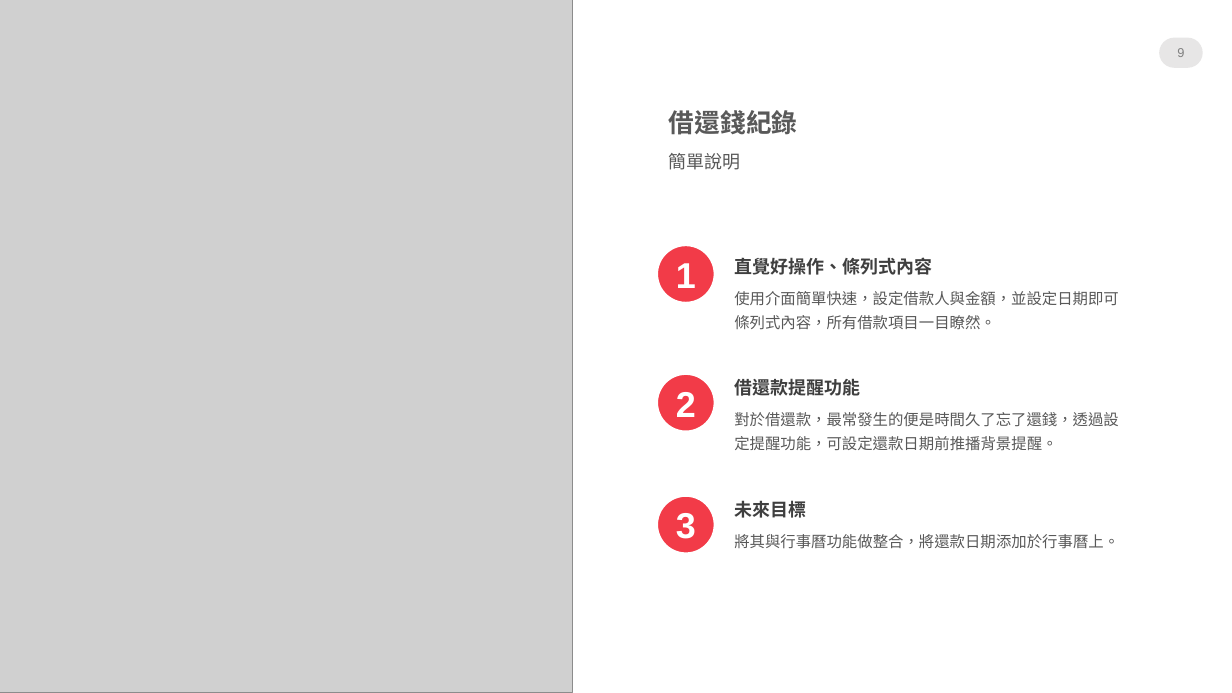
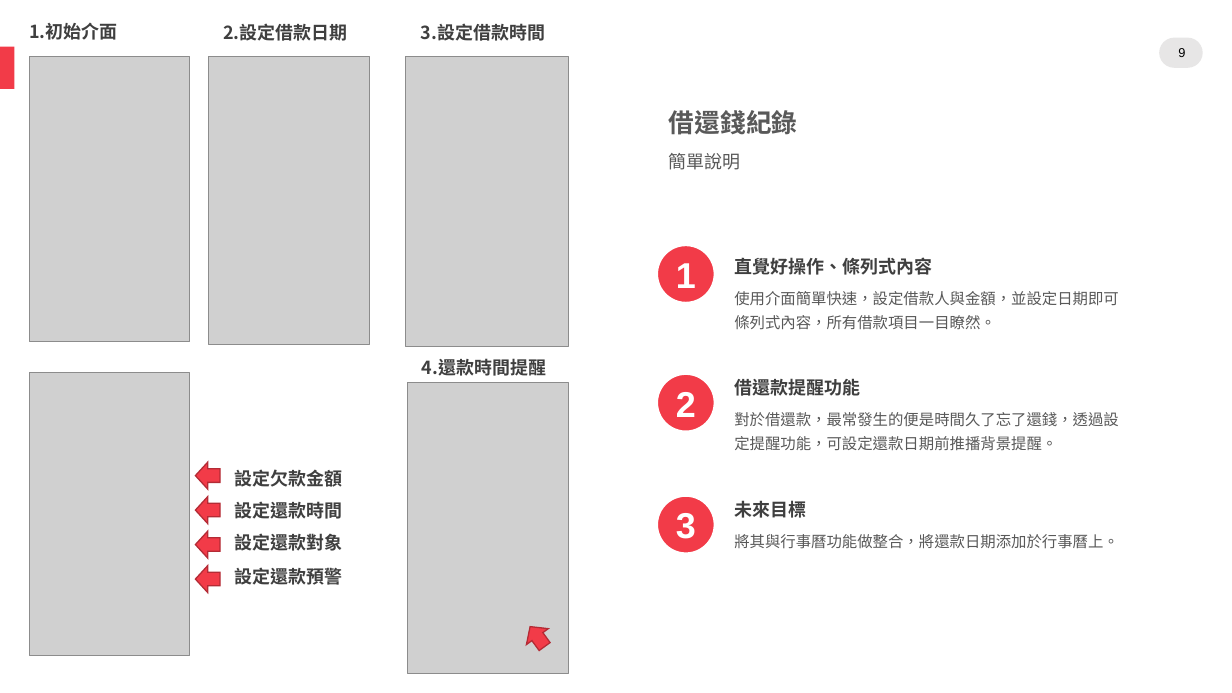
Before and after one commit to bennytzang-ntut109368085/OS_final_student-assistant, a slide deck: slide 9 of operating_system final project.pptx. Drawn at 1232x693 pixels with LibreOffice and Linux fonts; fonts in the diff are those of the drawing; grey boxes stand for pictures; background and template pictures are left out. Boxes give left, top, right and bottom in pixels: in the first picture for what was removed or moved away, otherwise in the second. Text is boxed around its words. In the diff, an @@ line names an element or a change of style, - is before the commit and + after.

```diff
--- a/operating_system final project.pptx
+++ b/operating_system final project.pptx
@@ picture removed at (0, 0, 572, 693) @@
@@ text added at (29, 23, 117, 40), 14 pt, text #3F3F3F, bold @@
+1.初始介面
@@ text added at (223, 23, 347, 41), 14 pt, text #3F3F3F, bold @@
+2.設定借款日期
@@ text added at (421, 23, 545, 41), 14 pt, text #3F3F3F, bold @@
+3.設定借款時間
@@ rounded rectangle added at (0, 47, 15, 90), fill #F23B48 @@
@@ picture added at (30, 56, 190, 342) @@
@@ picture added at (209, 56, 370, 345) @@
@@ picture added at (406, 56, 568, 347) @@
@@ page number at (1178, 48, 1185, 57): text colour #808080 to #000000; vertical alignment middle to top @@
@@ text added at (422, 359, 546, 376), 14 pt, text #3F3F3F, bold @@
+4.還款時間提醒
@@ picture added at (30, 373, 190, 656) @@
@@ picture added at (408, 383, 568, 674) @@
@@ text "對於借還款，最常發生的便是時間久了忘了還錢，透過設定提醒功能，可設定還款日期前推播背景提醒。" at (734, 412, 1119, 450): font Arial to Noto Sans CJK SC @@
@@ down arrow added at (195, 462, 220, 489), fill #F23B48, outline #B32C35 1 pt @@
@@ text added at (235, 469, 343, 487), 14 pt, text #3F3F3F, bold @@
+設定欠款金額
@@ down arrow added at (195, 497, 220, 524), fill #F23B48, outline #B32C35 1 pt @@
@@ text added at (235, 502, 343, 519), 14 pt, text #3F3F3F, bold @@
+設定還款時間
@@ down arrow added at (195, 531, 220, 558), fill #F23B48, outline #B32C35 1 pt @@
@@ text added at (235, 534, 343, 551), 14 pt, text #3F3F3F, bold @@
+設定還款對象
@@ text "將其與行事曆功能做整合，將還款日期添加於行事曆上。" at (734, 534, 1119, 549): font Arial to Noto Sans CJK SC @@
@@ down arrow added at (195, 566, 220, 592), fill #F23B48, outline #B32C35 1 pt @@
@@ text added at (235, 568, 343, 585), 14 pt, text #3F3F3F, bold @@
+設定還款預警
@@ down arrow added at (519, 619, 556, 655), fill #F23B48, outline #B32C35 1 pt @@
```
Also in this commit, not shown: 14 other slides changed, 5 slides added, 7 other files.
